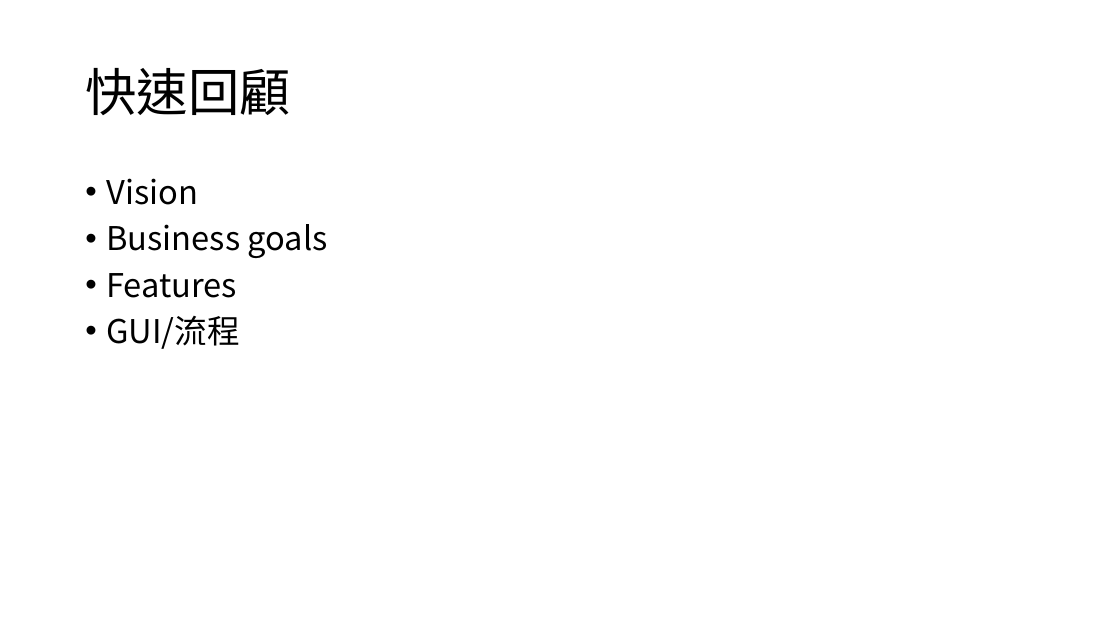
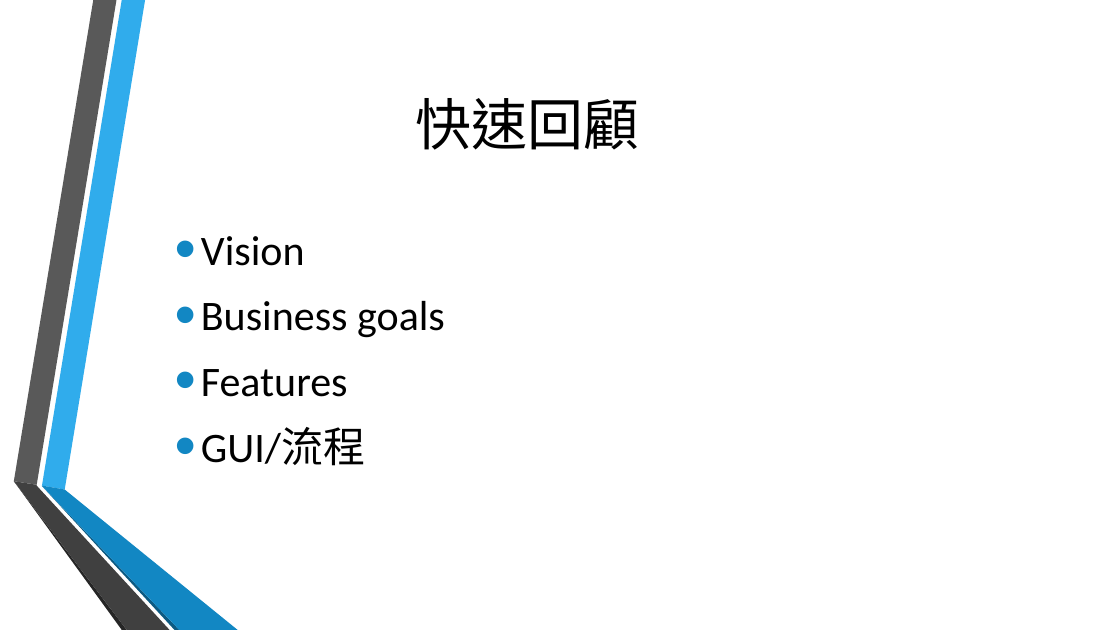
Before and after one commit to TeamTOS/courseSelecting, a slide deck: slide 3 of 期末結案.pptx (slide 4 before the commit). Drawn at 1120x630 pixels with LibreOffice and Linux fonts; fonts in the diff are those of the drawing; background and template pictures are left out. Boxes give left, top, right and bottom in pixels: in the first picture for what was removed or moved away, otherwise in the second. Text is boxed around its words. In the diff, an @@ line names an element or a change of style, - is before the commit and + after.

```diff
--- a/期末結案.pptx
+++ b/期末結案.pptx
@@ title "快速回顧": place and size @@
-title "快速回顧" at box(85, 68, 290, 115)
+title "快速回顧" at box(416, 98, 640, 150)
@@ title "快速回顧" at box(416, 98, 640, 150): size 44 to 48 pt, font Noto Sans CJK SC to Calibri; alignment left to centre; line spacing 0.9 to 1 @@
@@ text "Vision": place and size @@
-text "Vision" at box(106, 178, 328, 349)
+text "Vision" at box(201, 236, 445, 466)
@@ text "Vision" at box(201, 236, 445, 466): size 28 to 36 pt, font Noto Sans CJK SC to Calibri; indent changed; more space between paragraphs; vertical alignment top to middle @@
@@ group added at box(13, 0, 238, 630): 6 freeform shapes @@
```
Also in this commit, not shown: 7 other slides changed, 4 slides added.
